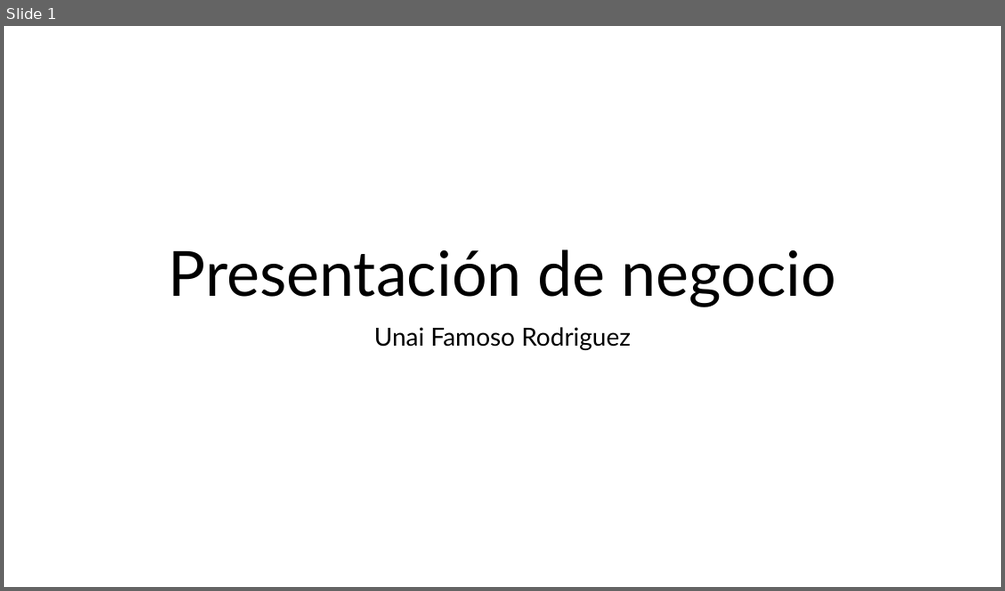
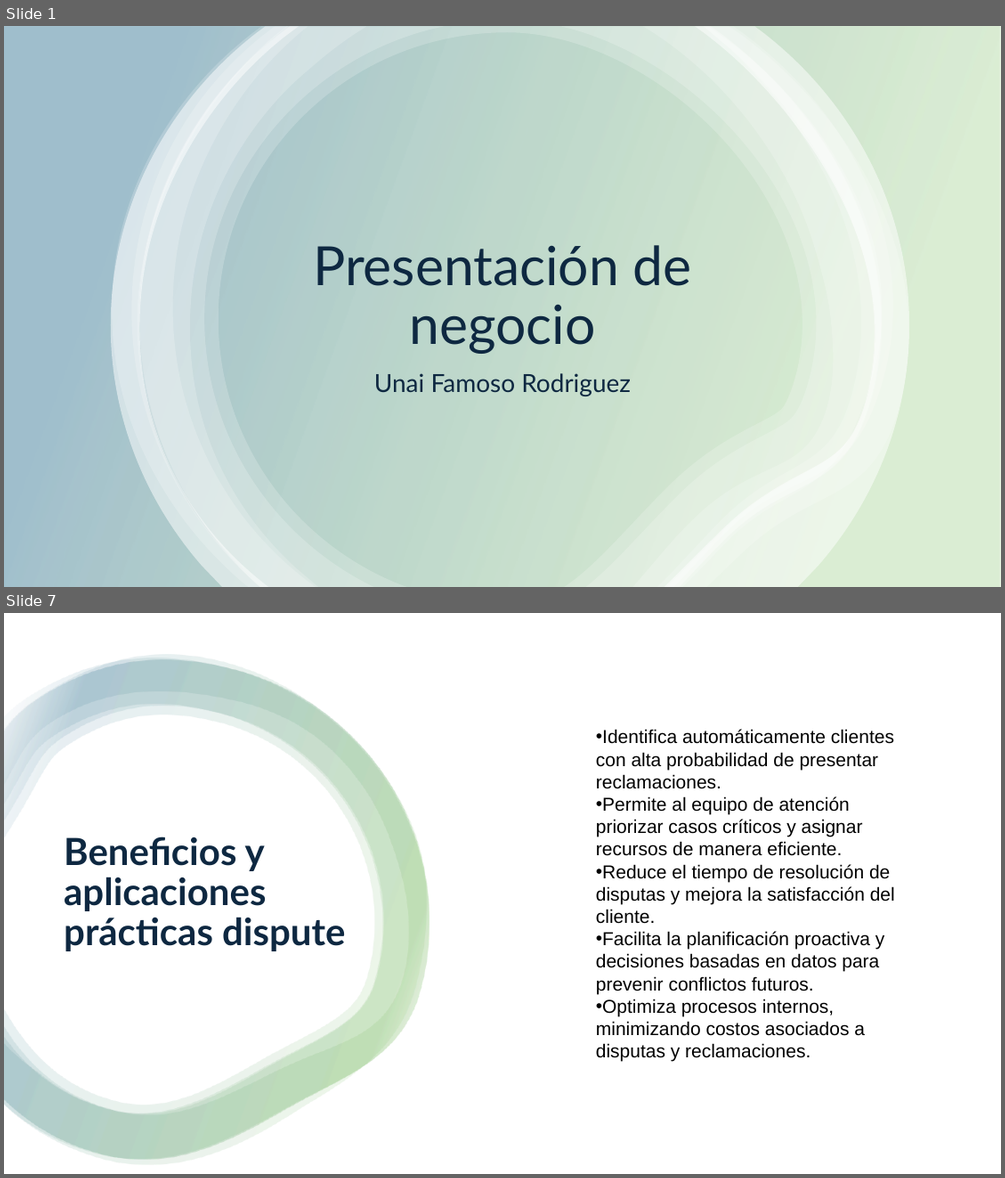
Before and after one commit to UnaiFam/Projecto-Final-ML, a slide deck: docs/Presentacion de negocio.pptx. Shown one above the other, each under a label of ours: slide 1 before the commit, slides 1 and 7 after it; the slides between them are not shown. The pictures are 1005x591 and 1005x1178 pixels, drawn with LibreOffice and Linux fonts; fonts in the diff are those of the drawing. Boxes give left, top, right and bottom in pixels: in the first picture for what was removed or moved away, otherwise in the second. Text is boxed around its words. In the diff, an @@ line names an element or a change of style, - is before the commit and + after.

```diff
--- a/docs/Presentacion de negocio.pptx
+++ b/docs/Presentacion de negocio.pptx
@@ slide 7 added at box(4, 613, 1001, 1174), background #FFFFFF @@
@@ rectangle added at box(4, 613, 1001, 1174), fill #FFFFFF @@
@@ group added at box(4, 655, 429, 1165): 4 freeform shapes @@
@@ text added at box(596, 729, 895, 1062), 18 pt, text #000000 @@
+• Identifica automáticamente clientes con alta probabilidad de presentar reclamaciones.
+• Permite al equipo de atención priorizar casos críticos y asignar recursos de manera eficiente.
+• Reduce el tiempo de resolución de disputas y mejora la satisfacción del cliente.
+• Facilita la planificación proactiva y decisiones basadas en datos para prevenir conflictos futuros.
+• Optimiza procesos internos, minimizando costos asociados a disputas y reclamaciones.
@@ title added at box(64, 836, 345, 951), 36 pt, text #0E2841, bold @@
+Beneficios y aplicaciones prácticas dispute
@@ slide 1 changed as well @@
@@ rectangle added at box(4, 26, 1001, 587), fill gradient #4EA72E to #156082 @@
@@ group added at box(111, 26, 909, 587): 6 freeform shapes @@
@@ title "Presentación de negocio": place and size @@
-title "Presentación de negocio" at box(169, 249, 836, 307)
+title "Presentación de negocio" at box(313, 245, 692, 354)
@@ title "Presentación de negocio" at box(313, 245, 692, 354): size 60 to 52 pt, text colour #000000 to #0E2841 @@
@@ subtitle "Unai Famoso Rodriguez": place and size @@
-subtitle "Unai Famoso Rodriguez" at box(374, 327, 631, 350)
+subtitle "Unai Famoso Rodriguez" at box(374, 373, 631, 396)
@@ subtitle "Unai Famoso Rodriguez" at box(374, 373, 631, 396): text colour #000000 to #0E2841 @@
```
Also in this commit, not shown: 8 other slides added, 3 slides removed, 28 other files.
